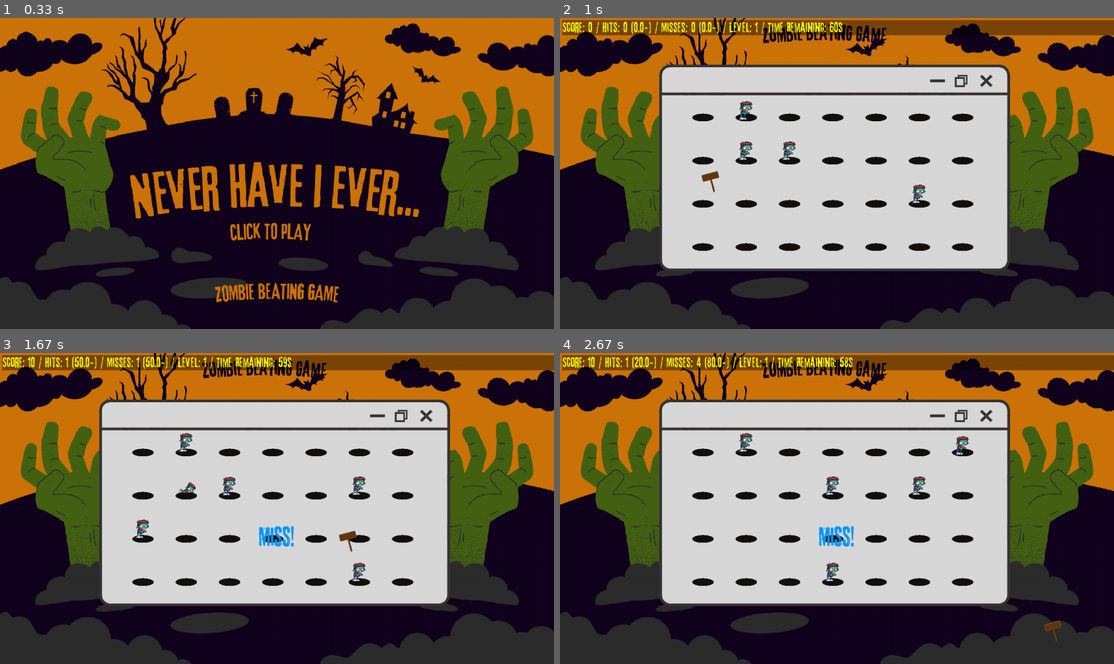
Above: before the commit, frames 1-4 (two rows, left to right).
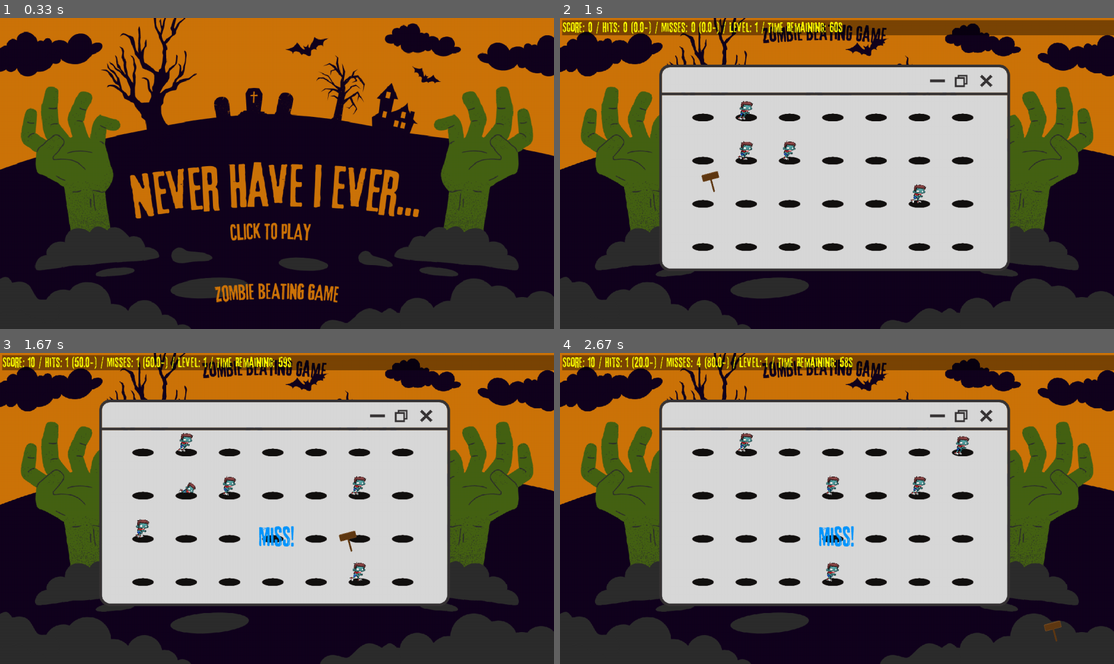
Above: after the commit, the same moments.

Repository: c0ngthanh/HK222_pygame_Zombie
Game: pygame game, started from main.py
Two runs of this game, one before a commit and one after it. Both use one fixed random seed, a clock stepped at 60 frames per second and the inputs below.
Inputs (mouse positions are in pixels of both pictures, inside the frame that each line leads up to):
- Up to frame 1 (0.33 s): no input
- Up to frame 2 (1 s): click (837, 173) at 0.38 s; click (704, 176) at 0.72 s
- Up to frame 3 (1.67 s): click (188, 483) at 1.05 s; click (343, 536) at 1.38 s
- Up to frame 4 (2.67 s): click (704, 446) at 1.72 s; click (842, 539) at 2.05 s; click (1047, 626) at 2.38 s

Frame 1 is identical in both runs. In frame 2, 0.2% of the frame differs, in the area x 32-67%, y 26-60%; in frame 3, 0.3%, in the area x 24-67%, y 25-74%; in frame 4, 0.3%.

Commit message:
version 1.0

Diff:
--- a/zombie/game.py
+++ b/zombie/game.py
@@ -195,6 +195,8 @@
             if mole_display[0]:
                 # Get pos and display
                 pos = mole.get_hole_pos(not endGame)
+                # animation
+                # if self.hit
                 self.screen.blit(mole.image, pos)
 
         # Hammer
--- a/zombie/mole.py
+++ b/zombie/mole.py
@@ -15,7 +15,21 @@
     """
 
     def __init__(self):
+        self.a = 0
         # Load images
+
+        self.image_sprite = [image.load("assets/zombiefiles/png/male/Walk (1).png"),
+                image.load("assets/zombiefiles/png/male/Walk (2).png"),
+                image.load("assets/zombiefiles/png/male/Walk (3).png"),
+                image.load("assets/zombiefiles/png/male/Walk (4).png"),
+                image.load("assets/zombiefiles/png/male/Walk (5).png"),
+                image.load("assets/zombiefiles/png/male/Walk (6).png"),
+                image.load("assets/zombiefiles/png/male/Walk (7).png"),
+                image.load("assets/zombiefiles/png/male/Walk (8).png"),
+                image.load("assets/zombiefiles/png/male/Walk (9).png"),
+                image.load("assets/zombiefiles/png/male/Walk (10).png")]
+        self.image_sprite = list(map(lambda x: transform.scale(x, (MoleConstants.MOLEWIDTH, MoleConstants.MOLEHEIGHT)),self.image_sprite))
+
         self.img_normal = image.load(ImageConstants.IMAGEMOLENORMAL)
         self.img_normal = transform.scale(self.img_normal, (MoleConstants.MOLEWIDTH, MoleConstants.MOLEHEIGHT))
         self.img_hit = image.load(ImageConstants.IMAGEMOLEHIT)
@@ -50,8 +64,9 @@
 
     @property
     def image(self):
+        self.a = (self.a +1)%10
         if self.hit != False: return self.img_hit
-        return self.img_normal
+        return self.image_sprite[self.a]
 
     def chance(self, level):
         level -= 1  # Start at 0
